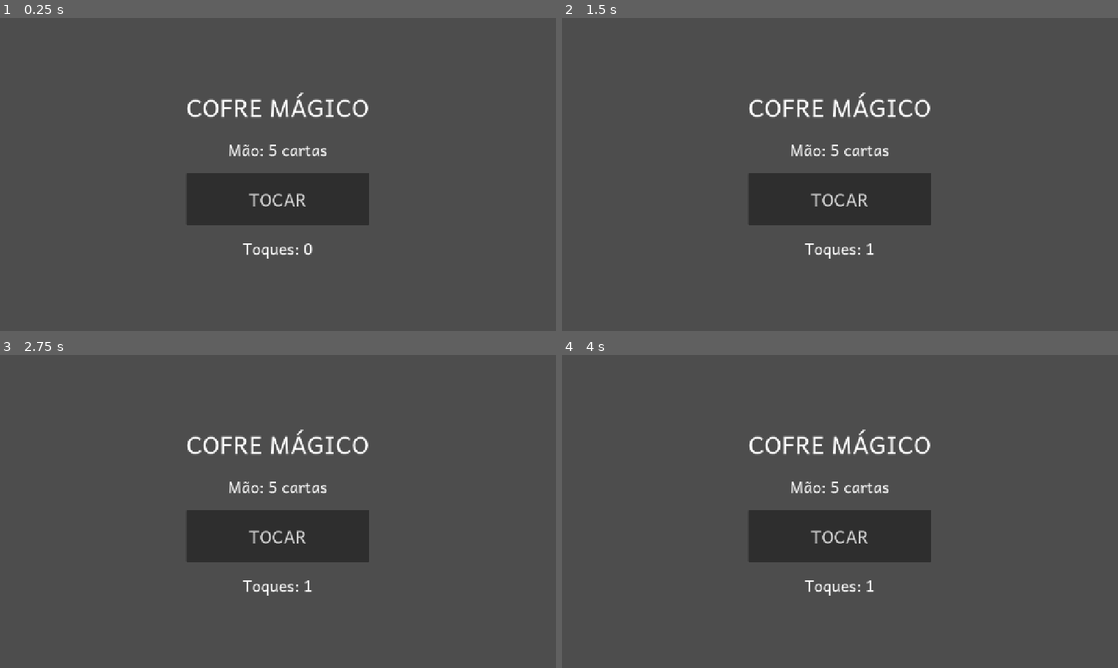
Above: before the commit, frames 1-4 (two rows, left to right).
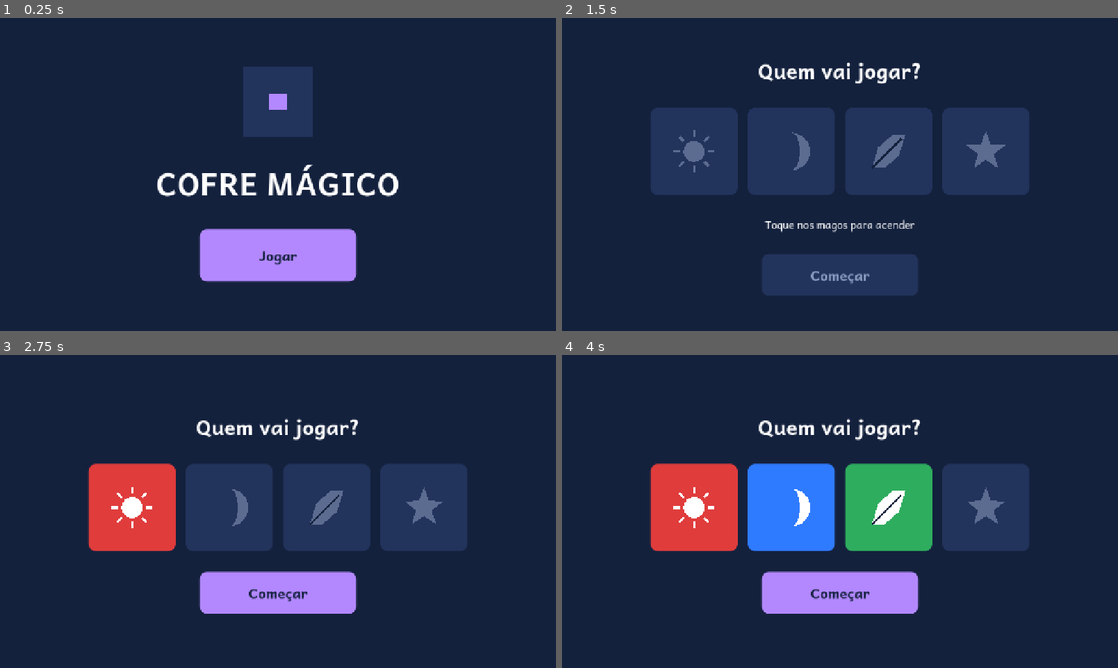
Above: after the commit, the same moments.

Repository: georginho1/cofre-magico
Game: Godot game, scene res://cenas/menu/menu.tscn
Same seed, same stepped clock (60 frames per second), same inputs: the game is played once before the commit and once after it. Before the commit the project starts from res://cenas/inicial/inicial.tscn.
Inputs (mouse positions are in pixels of both pictures, inside the frame that each line leads up to):
- Up to frame 1 (0.25 s): no input
- Up to frame 2 (1.5 s): click (840, 199) at 0.5 s, where only the run before the commit has a clickable "TOCAR"; click (840, 255) at 1.25 s, where only the run after the commit has a clickable "Jogar"
- Up to frame 3 (2.75 s): click (133, 489) at 2.02 s
- Up to frame 4 (4 s): click (789, 508) at 2.77 s; click (890, 508) at 3.52 s

The runs differ from the first frame. In frame 1, 100% of the frame differs, in the area x 0-100%, y 0-100%; in frame 2, 100%; in frame 3, 100%; in frame 4, 100%.

Commit message:
feat(02-01): cenas menu e selecao; remove cena inicial provisoria
Co-Authored-By: Claude Sonnet 5.5 <noreply@anthropic.com>

Diff:
--- a/cenas/inicial/inicial.gd
+++ /dev/null
@@ -1,29 +0,0 @@
-extends Control
-
-var _contador: int = 0
-
-@onready var _rotulo_mao: Label = $Centro/Caixa/RotuloMao
-@onready var _botao: Button = $Centro/Caixa/BotaoTocar
-@onready var _rotulo_contagem: Label = $Centro/Caixa/RotuloContagem
-
-
-func _ready() -> void:
-	_botao.pressed.connect(_ao_tocar)
-	_atualizar_contagem()
-	var base: ConfigRegras = load("res://dados/regras_padrao.tres") as ConfigRegras
-	if base == null:
-		push_error("regras_padrao.tres ausente ou invalido")
-		return
-	var regras: ConfigRegras = base.duplicate() as ConfigRegras
-	regras.normalizar()
-	_rotulo_mao.text = "Mão: %d cartas" % regras.tamanho_mao
-	print("COFRE_MAGICO_INICIAL tamanho_mao=%d" % regras.tamanho_mao)
-
-
-func _ao_tocar() -> void:
-	_contador += 1
-	_atualizar_contagem()
-
-
-func _atualizar_contagem() -> void:
-	_rotulo_contagem.text = "Toques: %d" % _contador
--- a/cenas/inicial/inicial.tscn
+++ /dev/null
@@ -1,48 +0,0 @@
-[gd_scene load_steps=2 format=3]
-
-[ext_resource type="Script" path="res://cenas/inicial/inicial.gd" id="1_ini"]
-
-[node name="Inicial" type="Control"]
-layout_mode = 3
-anchors_preset = 15
-anchor_right = 1.0
-anchor_bottom = 1.0
-grow_horizontal = 2
-grow_vertical = 2
-script = ExtResource("1_ini")
-
-[node name="Centro" type="CenterContainer" parent="."]
-layout_mode = 1
-anchors_preset = 15
-anchor_right = 1.0
-anchor_bottom = 1.0
-grow_horizontal = 2
-grow_vertical = 2
-
-[node name="Caixa" type="VBoxContainer" parent="Centro"]
-layout_mode = 2
-theme_override_constants/separation = 24
-
-[node name="Titulo" type="Label" parent="Centro/Caixa"]
-layout_mode = 2
-theme_override_font_sizes/font_size = 56
-text = "COFRE MÁGICO"
-horizontal_alignment = 1
-
-[node name="RotuloMao" type="Label" parent="Centro/Caixa"]
-layout_mode = 2
-theme_override_font_sizes/font_size = 36
-text = "Mão: ? cartas"
-horizontal_alignment = 1
-
-[node name="BotaoTocar" type="Button" parent="Centro/Caixa"]
-custom_minimum_size = Vector2(320, 120)
-layout_mode = 2
-theme_override_font_sizes/font_size = 40
-text = "TOCAR"
-
-[node name="RotuloContagem" type="Label" parent="Centro/Caixa"]
-layout_mode = 2
-theme_override_font_sizes/font_size = 36
-text = "Toques: 0"
-horizontal_alignment = 1
--- /dev/null
+++ b/cenas/menu/menu.gd
@@ -0,0 +1,16 @@
+extends Control
+
+@onready var _botao_jogar: Button = $Centro/Caixa/BotaoJogar
+
+
+func _ready() -> void:
+	_botao_jogar.pressed.connect(_ao_jogar)
+
+
+func _ao_jogar() -> void:
+	Sessao.limpar()
+	Sessao.ir_para(Sessao.CENA_SELECAO)
+
+
+func ao_voltar() -> void:
+	get_tree().quit()
--- /dev/null
+++ b/cenas/menu/menu.tscn
@@ -0,0 +1,62 @@
+[gd_scene load_steps=2 format=3]
+
+[ext_resource type="Script" path="res://cenas/menu/menu.gd" id="1_menu"]
+
+[node name="Menu" type="Control"]
+layout_mode = 3
+anchors_preset = 15
+anchor_right = 1.0
+anchor_bottom = 1.0
+grow_horizontal = 2
+grow_vertical = 2
+script = ExtResource("1_menu")
+
+[node name="Fundo" type="ColorRect" parent="."]
+layout_mode = 1
+anchors_preset = 15
+anchor_right = 1.0
+anchor_bottom = 1.0
+grow_horizontal = 2
+grow_vertical = 2
+mouse_filter = 2
+color = Color(0.0784314, 0.129412, 0.239216, 1)
+
+[node name="Centro" type="CenterContainer" parent="."]
+layout_mode = 1
+anchors_preset = 15
+anchor_right = 1.0
+anchor_bottom = 1.0
+grow_horizontal = 2
+grow_vertical = 2
+
+[node name="Caixa" type="VBoxContainer" parent="Centro"]
+layout_mode = 2
+theme_override_constants/separation = 48
+
+[node name="Cofre" type="ColorRect" parent="Centro/Caixa"]
+custom_minimum_size = Vector2(160, 160)
+layout_mode = 2
+size_flags_horizontal = 4
+color = Color(0.133333, 0.2, 0.360784, 1)
+
+[node name="Fechadura" type="ColorRect" parent="Centro/Caixa/Cofre"]
+layout_mode = 0
+offset_left = 60.0
+offset_top = 60.0
+offset_right = 100.0
+offset_bottom = 100.0
+color = Color(0.701961, 0.533333, 1, 1)
+
+[node name="Titulo" type="Label" parent="Centro/Caixa"]
+layout_mode = 2
+theme_type_variation = &"Display72"
+text = "COFRE MÁGICO"
+horizontal_alignment = 1
+
+[node name="BotaoJogar" type="Button" parent="Centro/Caixa"]
+custom_minimum_size = Vector2(360, 120)
+layout_mode = 2
+size_flags_horizontal = 4
+focus_mode = 0
+theme_type_variation = &"BotaoPrimario"
+text = "Jogar"
--- /dev/null
+++ b/cenas/selecao/selecao.gd
@@ -0,0 +1,66 @@
+extends Control
+
+const CINZA := Color("#5C6C91")
+const FUNDO_APAGADO := Color("#22335C")
+
+@onready var _linha: HBoxContainer = $Centro/Caixa/LinhaMagos
+@onready var _dica: Label = $Centro/Caixa/Dica
+@onready var _comecar: Button = $Centro/Caixa/BotaoComecar
+
+
+func _ready() -> void:
+	for id in range(4):
+		var b: Button = _linha.get_child(id) as Button
+		b.button_pressed = false
+		b.toggled.connect(_ao_alternar.bind(id))
+		_atualizar_mago(id)
+	_atualizar_estado()
+	_comecar.pressed.connect(_ao_comecar)
+
+
+func _simbolo(id: int) -> SimboloMago:
+	return _linha.get_child(id).get_node("Centro/Simbolo") as SimboloMago
+
+
+func _atualizar_mago(id: int) -> void:
+	var b: Button = _linha.get_child(id) as Button
+	var s: SimboloMago = _simbolo(id)
+	var cor_fundo: Color = Magos.COR[id] if b.button_pressed else FUNDO_APAGADO
+	var estilo := StyleBoxFlat.new()
+	estilo.bg_color = cor_fundo
+	estilo.set_corner_radius_all(16)
+	for nome in [&"normal", &"hover", &"pressed", &"hover_pressed", &"focus"]:
+		b.add_theme_stylebox_override(nome, estilo)
+	if b.button_pressed:
+		s.configurar(id, Magos.COR_TEXTO[id], false, false)
+	else:
+		s.configurar(id, CINZA, false, true)
+
+
+func _ao_alternar(_ligado: bool, id: int) -> void:
+	_atualizar_mago(id)
+	_atualizar_estado()
+
+
+func _acesos() -> Array[int]:
+	var ids: Array[int] = []
+	for id in range(4):
+		if (_linha.get_child(id) as Button).button_pressed:
+			ids.append(id)
+	return ids
+
+
+func _atualizar_estado() -> void:
+	var n: int = _acesos().size()
+	_comecar.disabled = n == 0
+	_dica.visible = n == 0
+
+
+func _ao_comecar() -> void:
+	Sessao.ativar_magos(_acesos())
+	Sessao.nova_partida()
+	Sessao.ir_para(Sessao.CENA_MESA)
+
+
+func ao_voltar() -> void:
+	Sessao.ir_para(Sessao.CENA_MENU)
--- /dev/null
+++ b/cenas/selecao/selecao.tscn
@@ -0,0 +1,148 @@
+[gd_scene load_steps=3 format=3]
+
+[ext_resource type="Script" path="res://cenas/selecao/selecao.gd" id="1_sel"]
+[ext_resource type="Script" path="res://cenas/comum/simbolo_mago.gd" id="2_sim"]
+
+[node name="Selecao" type="Control"]
+layout_mode = 3
+anchors_preset = 15
+anchor_right = 1.0
+anchor_bottom = 1.0
+grow_horizontal = 2
+grow_vertical = 2
+script = ExtResource("1_sel")
+
+[node name="Fundo" type="ColorRect" parent="."]
+layout_mode = 1
+anchors_preset = 15
+anchor_right = 1.0
+anchor_bottom = 1.0
+grow_horizontal = 2
+grow_vertical = 2
+mouse_filter = 2
+color = Color(0.0784314, 0.129412, 0.239216, 1)
+
+[node name="Centro" type="CenterContainer" parent="."]
+layout_mode = 1
+anchors_preset = 15
+anchor_right = 1.0
+anchor_bottom = 1.0
+grow_horizontal = 2
+grow_vertical = 2
+
+[node name="Caixa" type="VBoxContainer" parent="Centro"]
+layout_mode = 2
+theme_override_constants/separation = 48
+
+[node name="Titulo" type="Label" parent="Centro/Caixa"]
+layout_mode = 2
+theme_type_variation = &"Titulo48"
+text = "Quem vai jogar?"
+horizontal_alignment = 1
+
+[node name="LinhaMagos" type="HBoxContainer" parent="Centro/Caixa"]
+layout_mode = 2
+size_flags_horizontal = 4
+theme_override_constants/separation = 24
+
+[node name="Mago0" type="Button" parent="Centro/Caixa/LinhaMagos"]
+custom_minimum_size = Vector2(200, 200)
+layout_mode = 2
+focus_mode = 0
+theme_type_variation = &"BotaoMago"
+toggle_mode = true
+
+[node name="Centro" type="CenterContainer" parent="Centro/Caixa/LinhaMagos/Mago0"]
+layout_mode = 1
+anchors_preset = 15
+anchor_right = 1.0
+anchor_bottom = 1.0
+grow_horizontal = 2
+grow_vertical = 2
+mouse_filter = 2
+
+[node name="Simbolo" type="Control" parent="Centro/Caixa/LinhaMagos/Mago0/Centro"]
+custom_minimum_size = Vector2(96, 96)
+layout_mode = 2
+mouse_filter = 2
+script = ExtResource("2_sim")
+
+[node name="Mago1" type="Button" parent="Centro/Caixa/LinhaMagos"]
+custom_minimum_size = Vector2(200, 200)
+layout_mode = 2
+focus_mode = 0
+theme_type_variation = &"BotaoMago"
+toggle_mode = true
+
+[node name="Centro" type="CenterContainer" parent="Centro/Caixa/LinhaMagos/Mago1"]
+layout_mode = 1
+anchors_preset = 15
+anchor_right = 1.0
+anchor_bottom = 1.0
+grow_horizontal = 2
+grow_vertical = 2
+mouse_filter = 2
+
+[node name="Simbolo" type="Control" parent="Centro/Caixa/LinhaMagos/Mago1/Centro"]
+custom_minimum_size = Vector2(96, 96)
+layout_mode = 2
+mouse_filter = 2
+script = ExtResource("2_sim")
+
+[node name="Mago2" type="Button" parent="Centro/Caixa/LinhaMagos"]
+custom_minimum_size = Vector2(200, 200)
+layout_mode = 2
+focus_mode = 0
+theme_type_variation = &"BotaoMago"
+toggle_mode = true
+
+[node name="Centro" type="CenterContainer" parent="Centro/Caixa/LinhaMagos/Mago2"]
+layout_mode = 1
+anchors_preset = 15
+anchor_right = 1.0
+anchor_bottom = 1.0
+grow_horizontal = 2
+grow_vertical = 2
+mouse_filter = 2
+
+[node name="Simbolo" type="Control" parent="Centro/Caixa/LinhaMagos/Mago2/Centro"]
+custom_minimum_size = Vector2(96, 96)
+layout_mode = 2
+mouse_filter = 2
+script = ExtResource("2_sim")
+
+[node name="Mago3" type="Button" parent="Centro/Caixa/LinhaMagos"]
+custom_minimum_size = Vector2(200, 200)
+layout_mode = 2
+focus_mode = 0
+theme_type_variation = &"BotaoMago"
+toggle_mode = true
+
+[node name="Centro" type="CenterContainer" parent="Centro/Caixa/LinhaMagos/Mago3"]
+layout_mode = 1
+anchors_preset = 15
+anchor_right = 1.0
+anchor_bottom = 1.0
+grow_horizontal = 2
+grow_vertical = 2
+mouse_filter = 2
+
+[node name="Simbolo" type="Control" parent="Centro/Caixa/LinhaMagos/Mago3/Centro"]
+custom_minimum_size = Vector2(96, 96)
+layout_mode = 2
+mouse_filter = 2
+script = ExtResource("2_sim")
+
+[node name="Dica" type="Label" parent="Centro/Caixa"]
+layout_mode = 2
+text = "Toque nos magos para acender"
+horizontal_alignment = 1
+
+[node name="BotaoComecar" type="Button" parent="Centro/Caixa"]
+custom_minimum_size = Vector2(360, 96)
+layout_mode = 2
+size_flags_horizontal = 4
+focus_mode = 0
+theme_type_variation = &"BotaoPrimario"
+disabled = true
+text = "Começar"
--- a/project.godot
+++ b/project.godot
@@ -11,7 +11,7 @@
 [application]
 
 config/name="Cofre Magico"
-run/main_scene="res://cenas/inicial/inicial.tscn"
+run/main_scene="res://cenas/menu/menu.tscn"
 config/features=PackedStringArray("4.7", "GL Compatibility")
 config/icon="res://icon.svg"
 config/quit_on_go_back=false
--- a/testes/unit/test_inicial.gd
+++ /dev/null
@@ -1,11 +0,0 @@
-extends GutTest
-
-
-func test_botao_conta_toques() -> void:
-	var cena: Control = load("res://cenas/inicial/inicial.tscn").instantiate()
-	add_child_autofree(cena)
-	var botao: Button = cena.get_node("Centro/Caixa/BotaoTocar")
-	var rotulo: Label = cena.get_node("Centro/Caixa/RotuloContagem")
-	botao.pressed.emit()
-	botao.pressed.emit()
-	assert_eq(rotulo.text, "Toques: 2")
Not shown, removed: cenas/inicial/inicial.gd.uid
Not shown, added: cenas/menu/menu.gd.uid
Not shown, added: cenas/selecao/selecao.gd.uid
Not shown, removed: testes/unit/test_inicial.gd.uid
